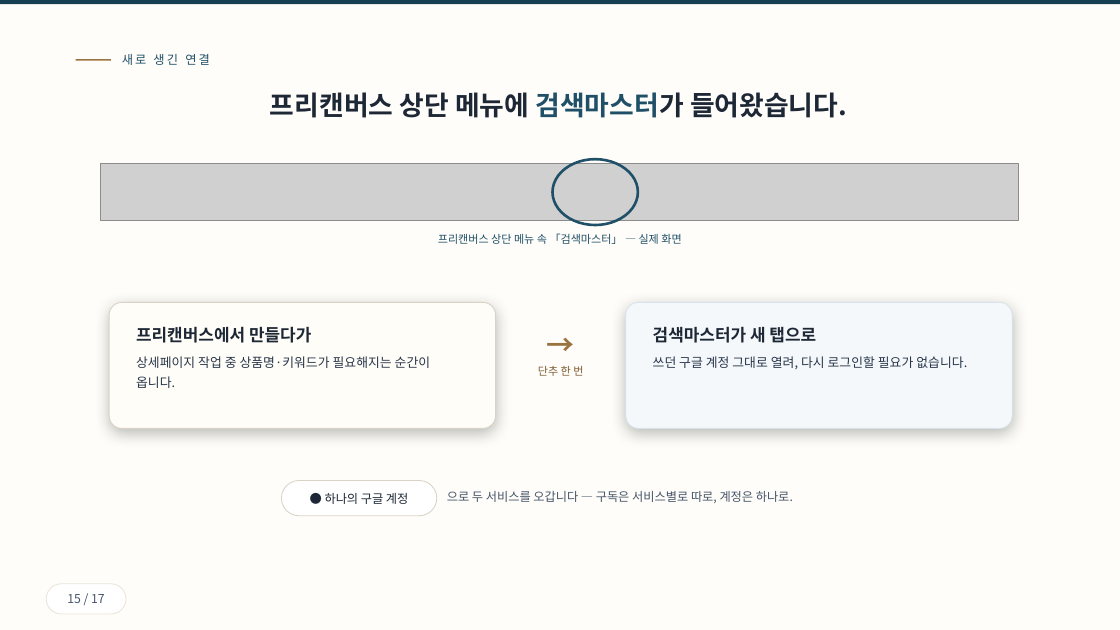
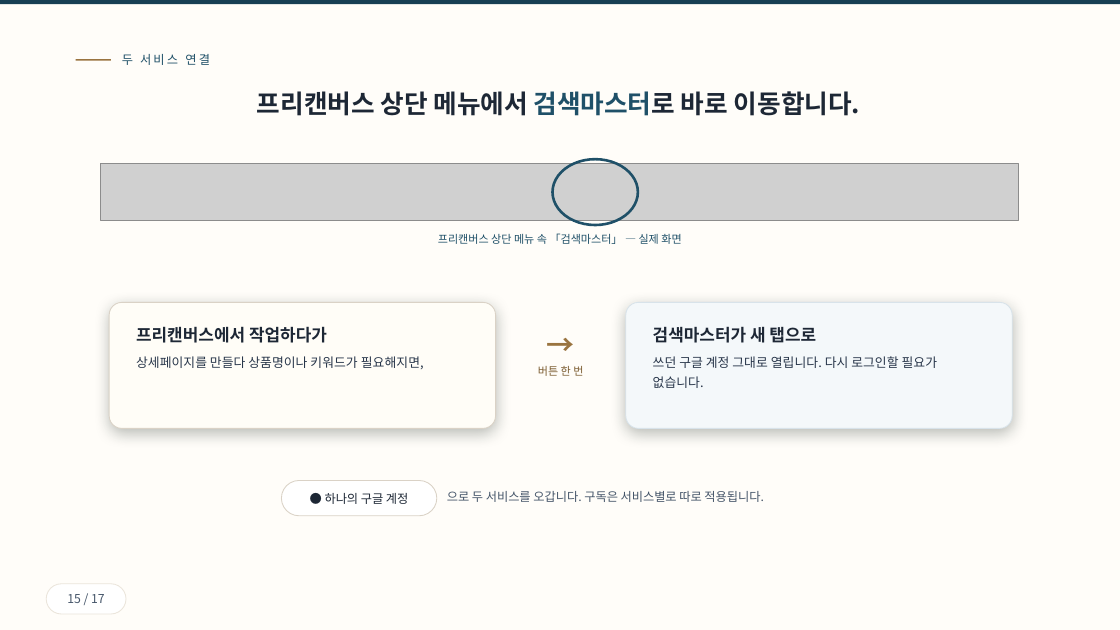
Before and after one commit to ramiteacher/searchmaster-x-freecanvas, a slide deck: slide 15 of slides.pptx. Drawn at 1120x630 pixels with LibreOffice and Linux fonts; fonts in the diff are those of the drawing; grey boxes stand for pictures. Boxes give left, top, right and bottom in pixels: in the first picture for what was removed or moved away, otherwise in the second. Text is boxed around its words. In the diff, an @@ line names an element or a change of style, - is before the commit and + after.

```diff
--- a/slides.pptx
+++ b/slides.pptx
@@ text at (122,54,210,65): text changed @@
-새로 생긴 연결
+두 서비스 연결
@@ text at (257,91,860,116): text changed; size 23 to 22 pt @@
-프리캔버스 상단 메뉴에 검색마스터가 들어왔습니다.
+프리캔버스 상단 메뉴에서 검색마스터로 바로 이동합니다.
@@ text at (136,326,424,369): text changed @@
-프리캔버스에서 만들다가
-상세페이지 작업 중 상품명·키워드가 필요해지는 순간이 옵니다.
+프리캔버스에서 작업하다가
+상세페이지를 만들다 상품명이나 키워드가 필요해지면,
@@ text at (653,356,937,388): text changed @@
-쓰던 구글 계정 그대로 열려, 다시 로그인할 필요가 없습니다.
+쓰던 구글 계정 그대로 열립니다. 다시 로그인할 필요가 없습니다.
@@ text at (538,366,583,376): text changed @@
-단추 한 번
+버튼 한 번
@@ text at (447,491,764,502): text changed @@
-으로 두 서비스를 오갑니다 — 구독은 서비스별로 따로, 계정은 하나로.
+으로 두 서비스를 오갑니다. 구독은 서비스별로 따로 적용됩니다.
```
Also in this commit, not shown: 15 other slides changed, 1 slide added, 1 slide removed, 1 other file.
